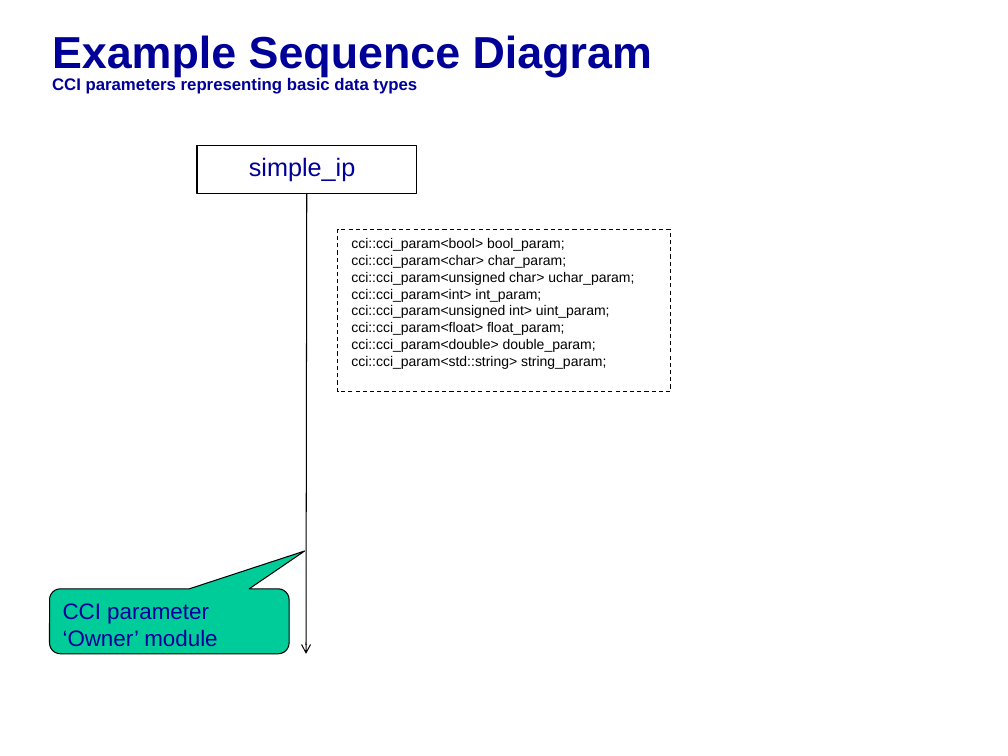
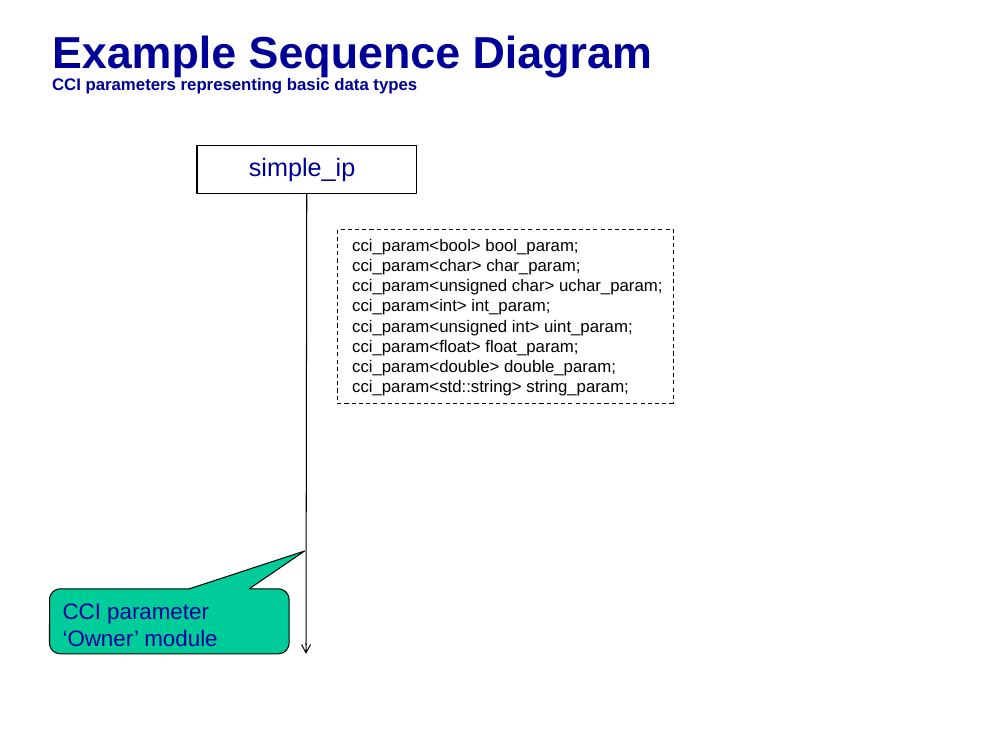
Before and after one commit to accellera-official/cci, a slide deck: slide 3 of examples/ex22_Search_Predicate/docs/ex22_Search_Predicate.ppt. Drawn at 1008x756 pixels with LibreOffice and Linux fonts; fonts in the diff are those of the drawing; background and template pictures are left out. Boxes give left, top, right and bottom in pixels: in the first picture for what was removed or moved away, otherwise in the second. Text is boxed around its words. In the diff, an @@ line names an element or a change of style, - is before the commit and + after.

```diff
--- a/examples/ex22_Search_Predicate/docs/ex22_Search_Predicate.ppt
+++ b/examples/ex22_Search_Predicate/docs/ex22_Search_Predicate.ppt
@@ folded corner "cci_param<bool> bool_param;": place and size @@
-folded corner "cci_param<bool> bool_param;" at (338,230,670,392)
+folded corner "cci_param<bool> bool_param;" at (338,230,673,403)
@@ text in folded corner at (352,239,662,396): text changed; size 10 to 12 pt @@
-cci::cci_param<bool> bool_param;
-cci::cci_param<char> char_param;
-cci::cci_param<unsigned char> uchar_param;
-cci::cci_param<int> int_param;
-cci::cci_param<unsigned int> uint_param;
-cci::cci_param<float> float_param;
-cci::cci_param<double> double_param;
-cci::cci_param<std::string> string_param;
+cci_param<bool> bool_param;
+cci_param<char> char_param;
+cci_param<unsigned char> uchar_param;
+cci_param<int> int_param;
+cci_param<unsigned int> uint_param;
+cci_param<float> float_param;
+cci_param<double> double_param;
+cci_param<std::string> string_param;
```
Also in this commit, not shown: 4 other slides changed, 1 other file.
